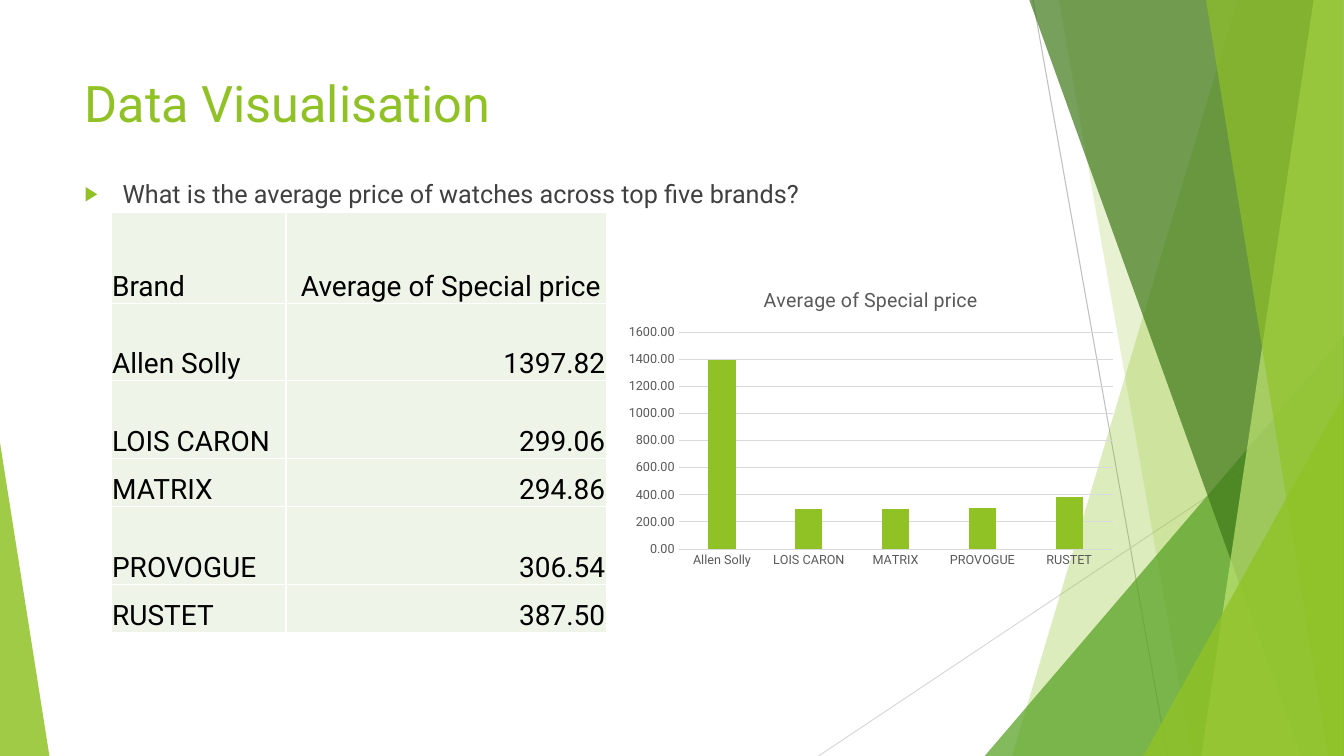
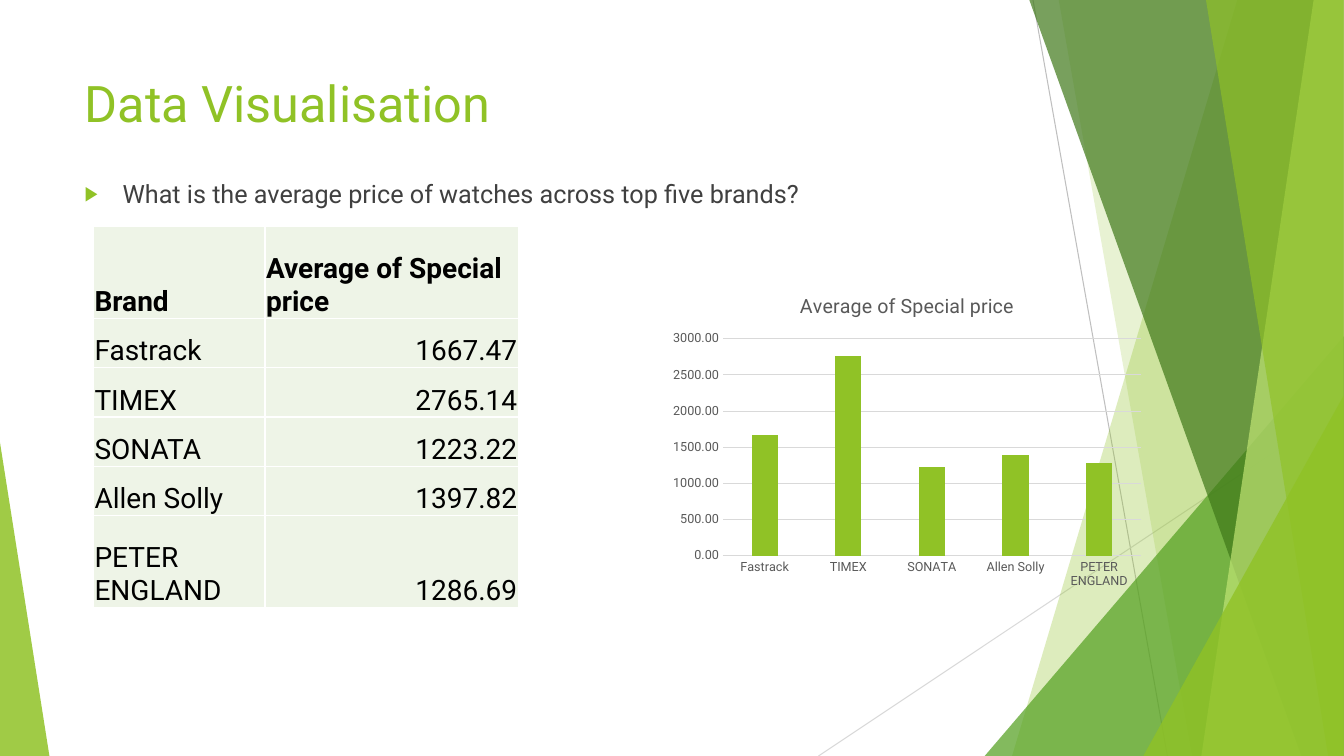
Before and after one commit to mohitshrivastava450/Excel-Watch-dataset, a slide deck: slide 10 of Result/Flipkartppt.pptx (slide 11 before the commit). Drawn at 1344x756 pixels with LibreOffice and Linux fonts; fonts in the diff are those of the drawing. Boxes give left, top, right and bottom in pixels: in the first picture for what was removed or moved away, otherwise in the second. Text is boxed around its words. In the diff, an @@ line names an element or a change of style, - is before the commit and + after.

```diff
--- a/Result/Flipkartppt.pptx
+++ b/Result/Flipkartppt.pptx
@@ table at (94, 227, 518, 608) @@
+row 2: Fastrack | 1667.47
+row 3: TIMEX | 2765.14
+row 4: SONATA | 1223.22
-row 3: LOIS CARON | 299.06
-row 4: MATRIX | 294.86
-row 5: PROVOGUE | 306.54
-row 6: RUSTET | 387.50
+row 6: PETER ENGLAND | 1286.69
@@ bold on in "Brand", "Average of Special price" @@
@@ table: place and size @@
-table at (111, 213, 607, 632)
+table at (94, 227, 518, 608)
@@ column chart at (663, 277, 1150, 596) @@
-categories: Allen Solly, LOIS CARON, MATRIX, PROVOGUE, RUSTET
+categories: Fastrack, TIMEX, SONATA, Allen Solly, PETER ENGLAND
-Average of Special price: 1400, 300, 290, 310, 390
+Average of Special price: 1670, 2770, 1220, 1400, 1290
@@ column chart: place and size @@
-column chart at (619, 271, 1123, 574)
+column chart at (663, 277, 1150, 596)
```
Also in this commit, not shown: 8 other slides changed, 1 slide removed, 2 other files.
